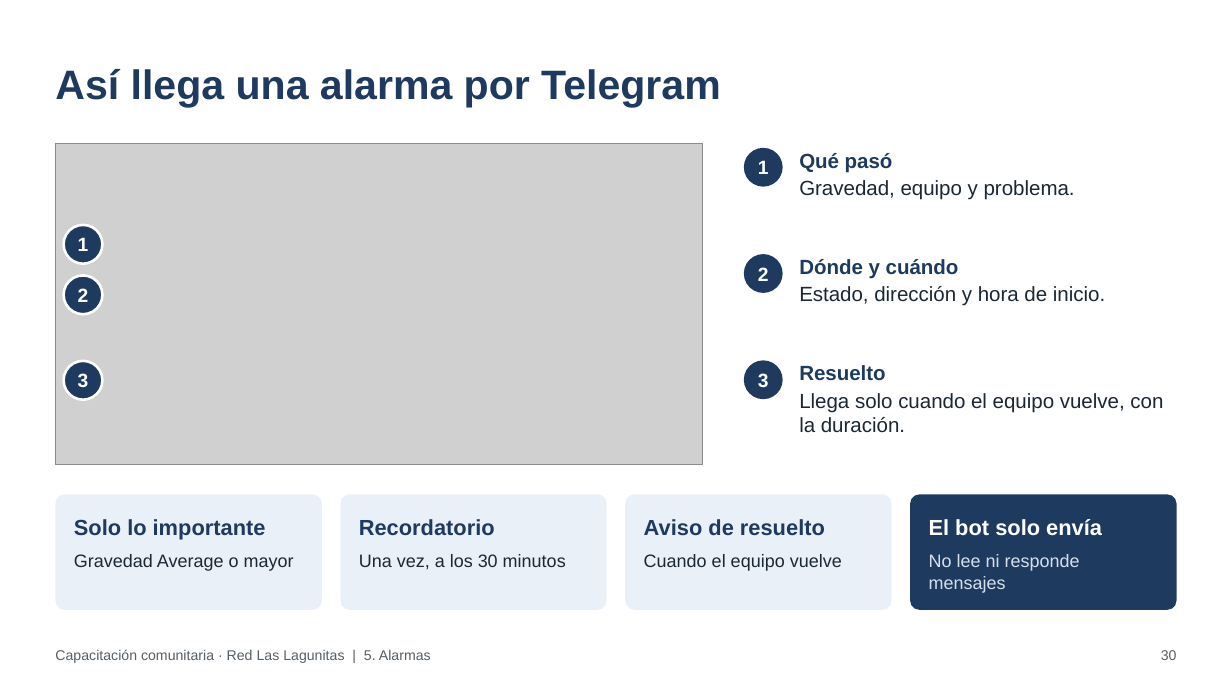
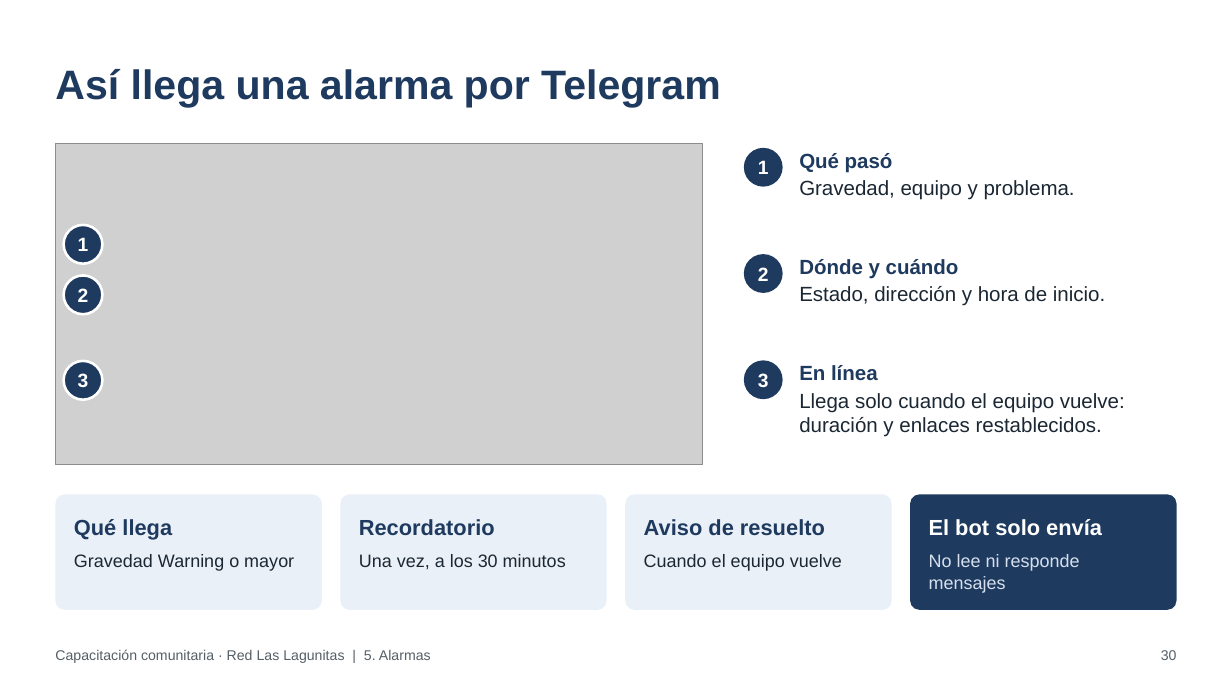
Before and after one commit to ecoranti/zabbix-lagunitas, a slide deck: slide 30 of docs/Capacitacion comunitaria - Red Las Lagunitas.pptx. Drawn at 1232x693 pixels with LibreOffice and Linux fonts; fonts in the diff are those of the drawing; grey boxes stand for pictures. Boxes give left, top, right and bottom in pixels: in the first picture for what was removed or moved away, otherwise in the second. Text is boxed around its words. In the diff, an @@ line names an element or a change of style, - is before the commit and + after.

```diff
--- a/docs/Capacitacion comunitaria - Red Las Lagunitas.pptx
+++ b/docs/Capacitacion comunitaria - Red Las Lagunitas.pptx
@@ text at (799,365,1125,437): text changed @@
-Resuelto
-Llega solo cuando el equipo vuelve, con la duración.
+En línea
+Llega solo cuando el equipo vuelve: duración y enlaces restablecidos.
@@ text at (74,519,172,540): text changed @@
-Solo lo importante
+Qué llega
@@ text at (74,554,294,571): text changed @@
-Gravedad Average o mayor
+Gravedad Warning o mayor
```
Also in this commit, not shown: 4 other slides changed, 16 other files.
